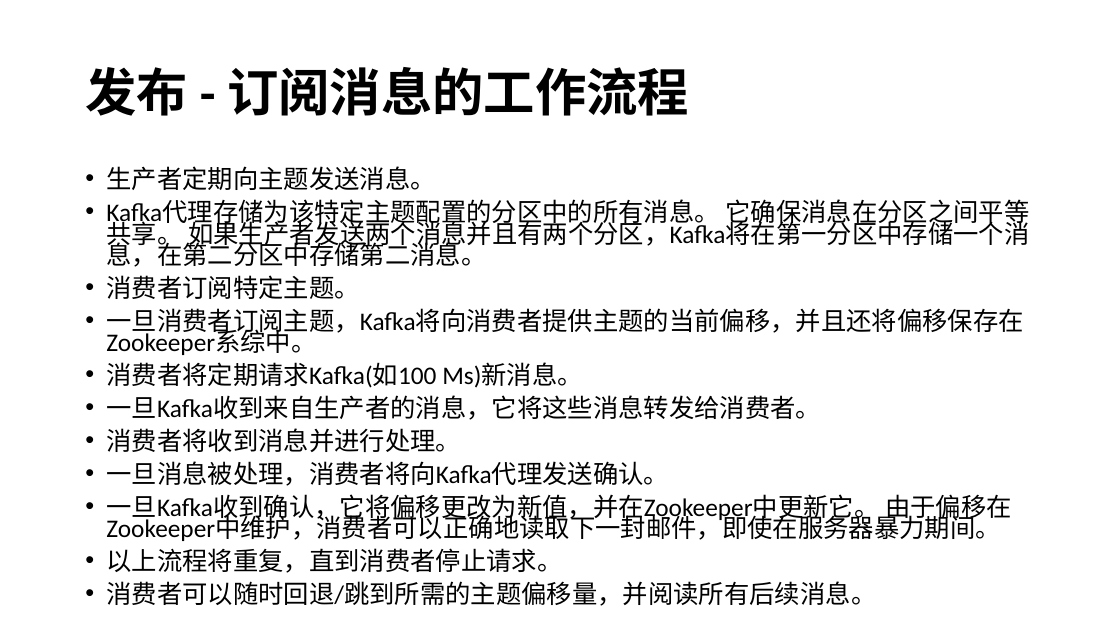
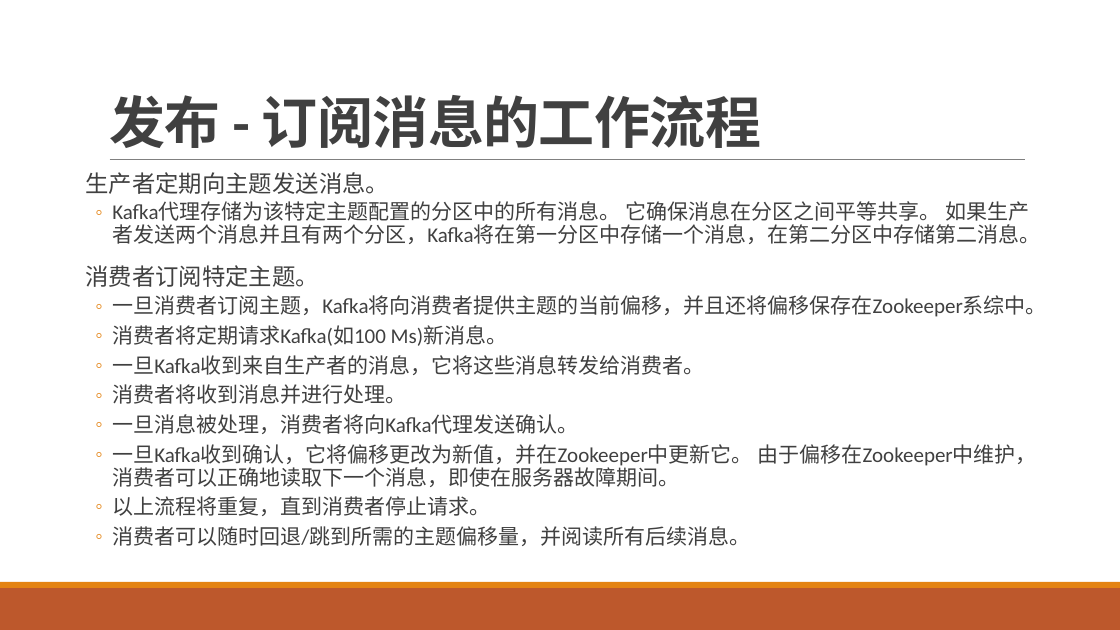
Before and after one commit to airuitian/MicroService, a slide deck: slide 15 of middlerware/kafka介绍与实战.pptx. Drawn at 1120x630 pixels with LibreOffice and Linux fonts; fonts in the diff are those of the drawing. Boxes give left, top, right and bottom in pixels: in the first picture for what was removed or moved away, otherwise in the second. Text is boxed around its words. In the diff, an @@ line names an element or a change of style, - is before the commit and + after.

Commit message:
update ppt

```diff
--- a/middlerware/kafka介绍与实战.pptx
+++ b/middlerware/kafka介绍与实战.pptx
@@ title "发布 - 订阅消息的工作流程": place and size @@
-title "发布 - 订阅消息的工作流程" at [85,67,689,116]
+title "发布 - 订阅消息的工作流程" at [109,95,761,148]
@@ title "发布 - 订阅消息的工作流程" at [109,95,761,148]: size 44 to 48 pt, text colour #000000 to #404040, letter spacing 0 to -0.5 pt; line spacing 0.9 to 0.85; vertical alignment middle to bottom @@
@@ text at [85,172,1047,546]: size 21.7 to 20 pt in "生产者定期向主题发送消息。", "消费者订阅特定主题。"; text colour #000000 to #404040 in "生产者定期向主题发送消息。", "Kafka代理存储为该特定主题配置的分区中的所有消息。 它确保消息在分区之间平等共享。 如果生产者发送两个消息并且有两个 ...", "消费者订阅特定主题。", "一旦消费者订阅主题，Kafka将向消费者提供主题的当前偏移，并且还将偏移保存在Zookeeper系综中。" and 6 more places; size 21.7 to 18 pt in "Kafka代理存储为该特定主题配置的分区中的所有消息。 它确保消息在分区之间平等共享。 如果生产者发送两个消息并且有两个 ...", "一旦消费者订阅主题，Kafka将向消费者提供主题的当前偏移，并且还将偏移保存在Zookeeper系综中。", "消费者将定期请求Kafka(如100 Ms)新消息。", "一旦Kafka收到来自生产者的消息，它将这些消息转发给消费者。" and 4 more places; bullet • to  ; line spacing 0.7 to 0.9; more space between paragraphs; bullet • to ◦; list level 1 to 2 in "Kafka代理存储为该特定主题配置的分区中的所有消息。 它确保消息在分区之间平等共享。 如果生产者发送两个消息并且有两个 ..."; list level 1 to 2 in "一旦消费者订阅主题，Kafka将向消费者提供主题的当前偏移，并且还将偏移保存在Zookeeper系综中。"; list level 1 to 2 in "消费者将定期请求Kafka(如100 Ms)新消息。"; list level 1 to 2 in "一旦Kafka收到来自生产者的消息，它将这些消息转发给消费者。"; list level 1 to 2 in "消费者将收到消息并进行处理。"; list level 1 to 2 in "一旦消息被处理，消费者将向Kafka代理发送确认。"; list level 1 to 2 in "以上流程将重复，直到消费者停止请求。"; list level 1 to 2 in "消费者可以随时回退/跳到所需的主题偏移量，并阅读所有后续消息。" @@
@@ line added from (110, 160) to (1026, 160), #808080 0.5 pt @@
@@ text at [112,444,1037,487]: text changed; size 21.7 to 18 pt; text colour #000000 to #404040 @@
-• 一旦Kafka收到确认，它将偏移更改为新值，并在Zookeeper中更新它。 由于偏移在Zookeeper中维护，消费者可以正确地读取下一封邮件，即使在服务器暴力期间。
+  ◦ 一旦Kafka收到确认，它将偏移更改为新值，并在Zookeeper中更新它。 由于偏移在Zookeeper中维护，消费者可以正确地读取下一个消息，即使在服务器故障期间。
@@ rectangle added at [0,588,1120,630], fill #BD582C @@
@@ rectangle added at [0,582,1120,588], fill #E48312 @@
```
Also in this commit, not shown: 25 other slides changed, 8 slides added, 1 slide removed, 5 other files.
